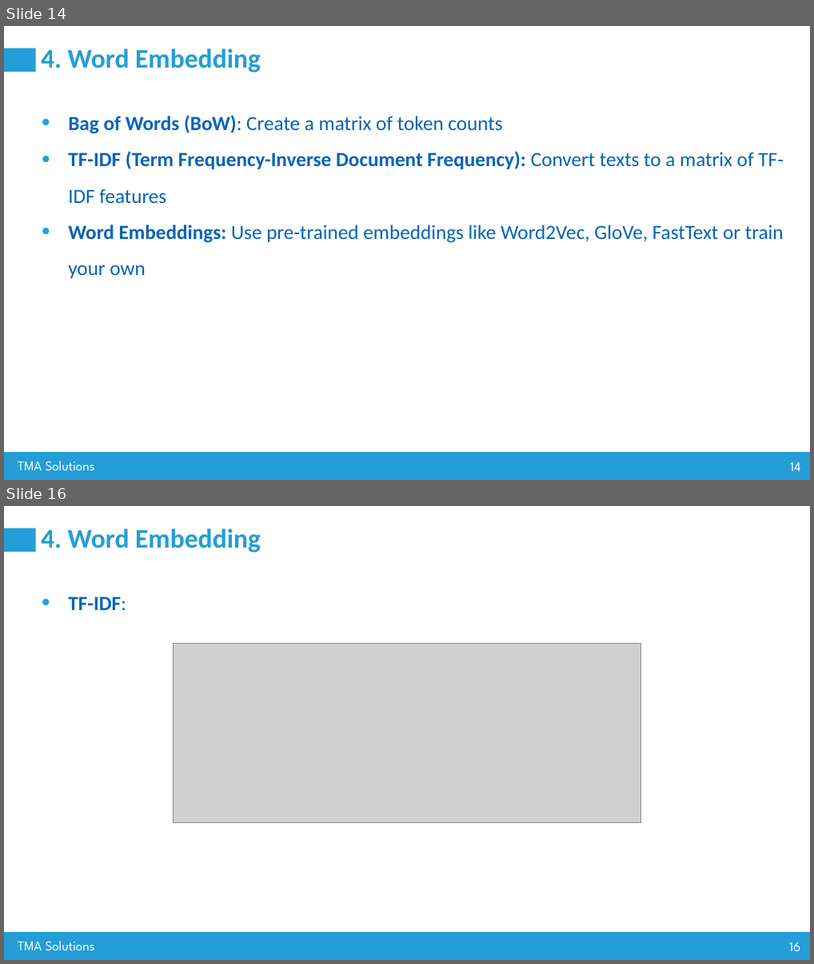
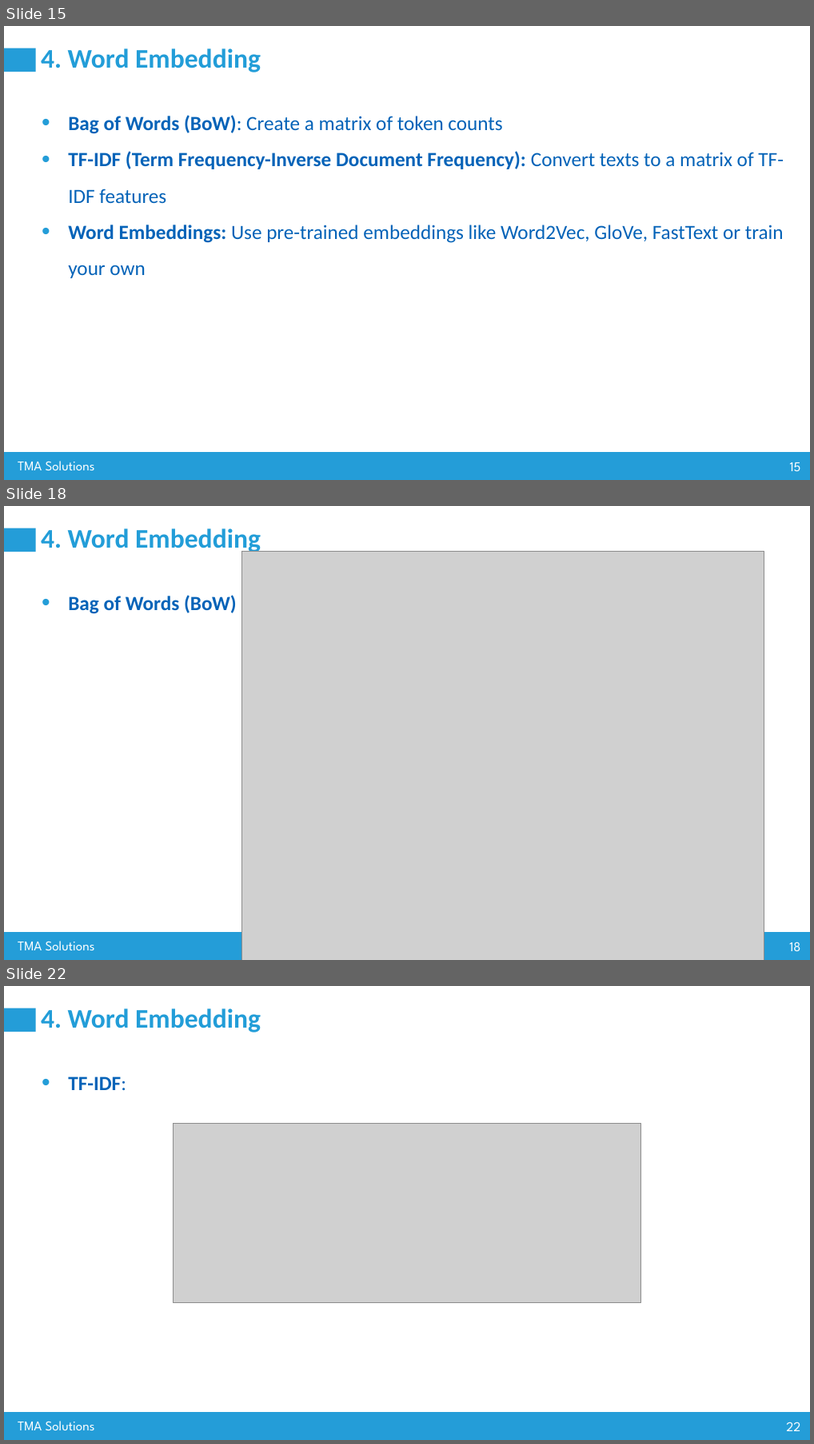
Before and after one commit to nguyenvanhuy0612/DL-1, a slide deck: Workshop-3_AI Advance Training_Group 80.pptx. Shown one above the other, each under a label of ours: slides 14 and 16 before the commit, slides 15, 18 and 22 after it; the slides between them are not shown. The pictures are 814x964 and 814x1444 pixels, drawn with LibreOffice and Linux fonts; fonts in the diff are those of the drawing; grey boxes stand for pictures. Boxes give left, top, right and bottom in pixels: in the first picture for what was removed or moved away, otherwise in the second. Text is boxed around its words. In the diff, an @@ line names an element or a change of style, - is before the commit and + after.

```diff
--- a/Workshop-3_AI Advance Training_Group 80.pptx
+++ b/Workshop-3_AI Advance Training_Group 80.pptx
@@ slide 18 added at (4, 506, 810, 960), background #FFFFFF; not listed: 4 template elements that a slide beside it also shows @@
@@ title added at (41, 528, 261, 555), 32 pt, text #229DD8, bold @@
+4. Word Embedding
@@ picture added at (242, 552, 765, 960) @@
@@ text added at (68, 595, 237, 614), 24 pt, text #0563B8, bold @@
+• Bag of Words (BoW)
@@ what was slide 14 is now slide 15 @@
@@ page number at (790, 462, 802, 471): text changed @@
-14
+15
@@ what was slide 16 is now slide 22 @@
@@ page number at (786, 1421, 801, 1431): text changed @@
-16
+22
```
Also in this commit, not shown: 3 slides changed, 6 other slides added, 3 other files.
